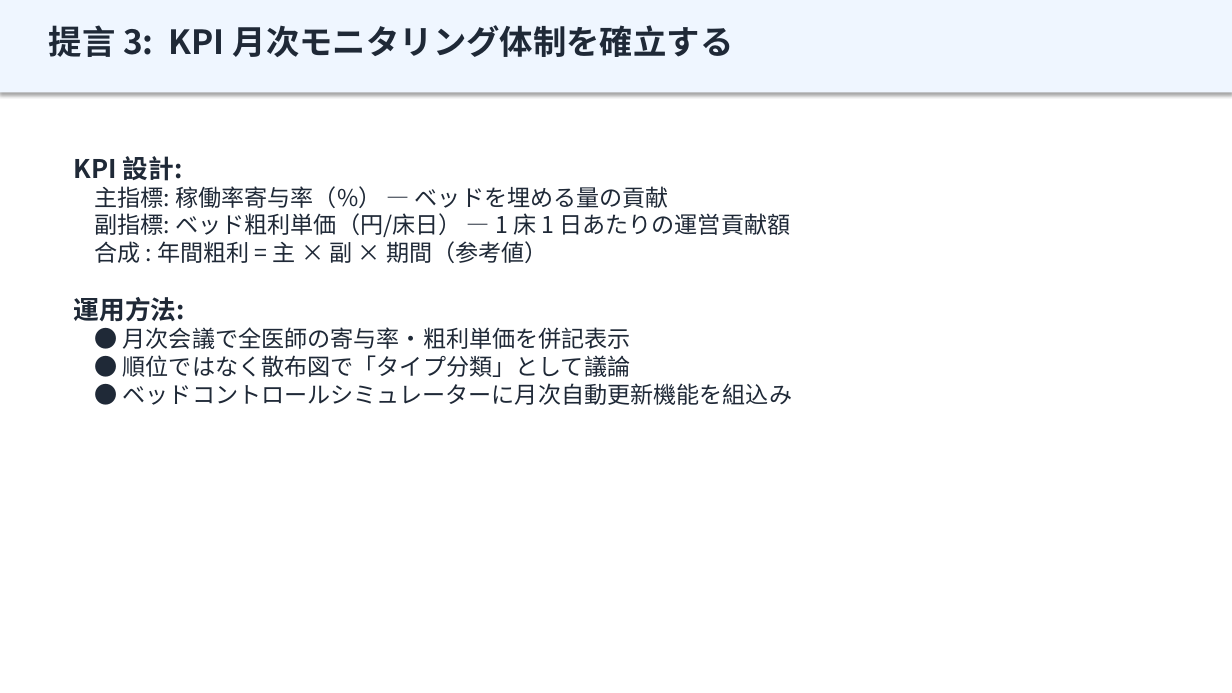
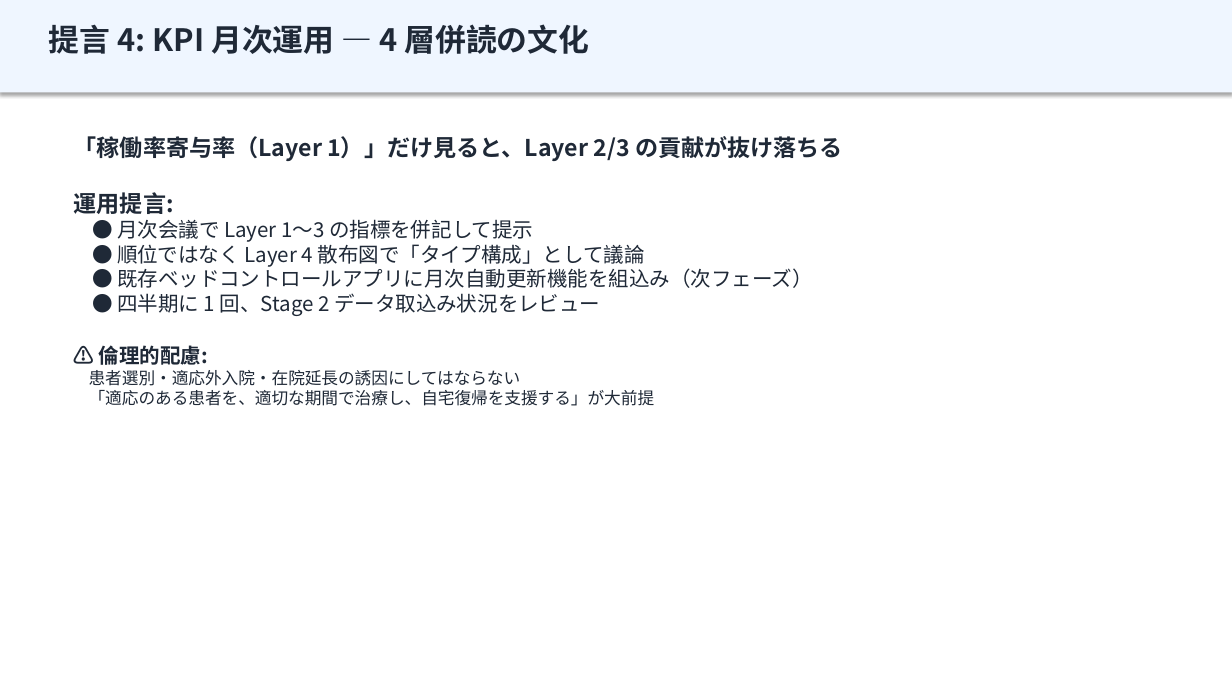
Before and after one commit to torukubota2023/bed-control-simulator, a slide deck: slide 21 of docs/admin/医師別KPI解析_運営会議プレゼン_2026-05-04.pptx (slide 18 before the commit). Drawn at 1232x693 pixels with LibreOffice and Linux fonts; fonts in the diff are those of the drawing. Boxes give left, top, right and bottom in pixels: in the first picture for what was removed or moved away, otherwise in the second. Text is boxed around its words. In the diff, an @@ line names an element or a change of style, - is before the commit and + after.

```diff
--- a/docs/admin/医師別KPI解析_運営会議プレゼン_2026-05-04.pptx
+++ b/docs/admin/医師別KPI解析_運営会議プレゼン_2026-05-04.pptx
@@ text at (49, 24, 590, 54): text changed; size 26 to 24 pt @@
-提言 3: KPI 月次モニタリング体制を確立する
+提言 4: KPI 月次運用 — 4 層併読の文化
@@ text at (74, 136, 843, 406): text changed; size 18 to 16 pt @@
-KPI 設計:
-主指標: 稼働率寄与率（%） — ベッドを埋める量の貢献
-副指標: ベッド粗利単価（円/床日） — 1 床 1 日あたりの運営貢献額
-合成 : 年間粗利 = 主 × 副 × 期間（参考値）
-運用方法:
-● 月次会議で全医師の寄与率・粗利単価を併記表示
-● 順位ではなく散布図で「タイプ分類」として議論
-● ベッドコントロールシミュレーターに月次自動更新機能を組込み
+「稼働率寄与率（Layer 1）」だけ見ると、Layer 2/3 の貢献が抜け落ちる
+運用提言:
+● 月次会議で Layer 1〜3 の指標を併記して提示
+● 順位ではなく Layer 4 散布図で「タイプ構成」として議論
+● 既存ベッドコントロールアプリに月次自動更新機能を組込み（次フェーズ）
+● 四半期に 1 回、Stage 2 データ取込み状況をレビュー
+⚠️ 倫理的配慮:
+患者選別・適応外入院・在院延長の誘因にしてはならない
+「適応のある患者を、適切な期間で治療し、自宅復帰を支援する」が大前提
```
Also in this commit, not shown: 9 other slides changed, 11 slides added, 9 slides removed, 21 other files.
